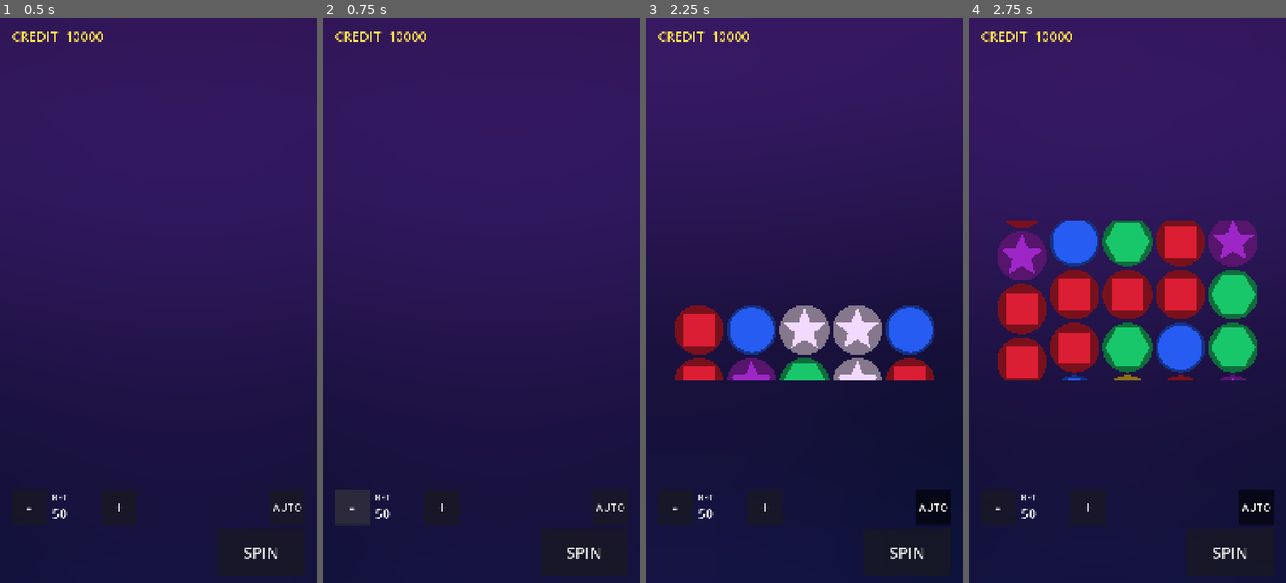
Above: before the commit, frames 1-4 (left to right).
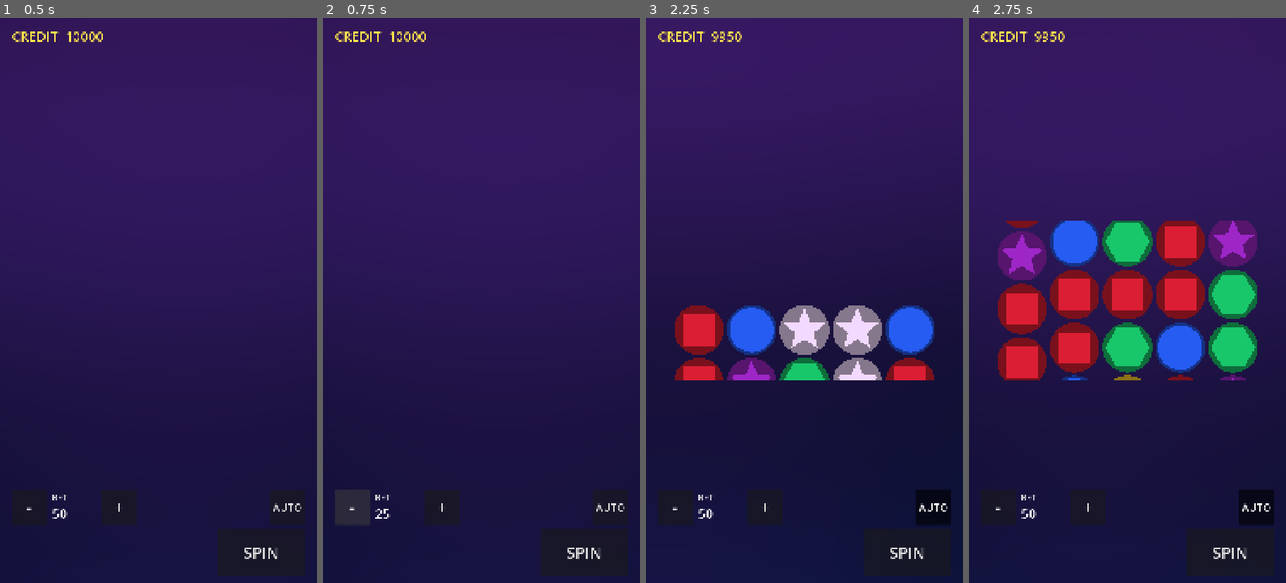
Above: after the commit, the same moments.

Repository: ralph0830/DOTS
Game: Godot game, scene res://scenes/slot/SlotMachine.tscn
Two runs of this game, one before a commit and one after it. Both use one fixed random seed, a clock stepped at 60 frames per second and the inputs below.
Inputs:
- Up to frame 1 (0.5 s): no input
- Up to frame 2 (0.75 s): click "-" at 0.5 s
- Up to frame 3 (2.25 s): click "+" at 1.25 s; click "AUTO" at 2 s
- Up to frame 4 (2.75 s): no input

Frame 1 is identical in both runs. In frame 2, less than 0.1% of the frame differs, in the area x 16-22%, y 86-89%; in frame 3, 0.1%, in the area x 20-33%, y 2-5%; in frame 4, 0.1%.

Commit message:
fix: Phase 6 버그 수정 + 사운드/EventBus 정리
- 잭팟 save 시뮬 왜곡 수정: JackpotSystem.reset_to_seeds() 추가, 시뮬에서 호출
- EventBus 시그널 정리: celebration_finished/clear_highlights 데드 시그널 삭제
- WalletManager EventBus forward 일원화: _emit_credit/_emit_bet 헬퍼
- CameraShake 제거: Control UI에서 Camera2D가 좌표계 변형, 인라인 tween으로 원복
- HUD SafeArea offset 폭주 수정: 데스크톱 offset 0, 모바일만 창 내부 비율
- 사운드 SFX 프로시저럴 합성: AudioManager에 파형 3종 + SFX 5종 + 헤드리스 가드
- AudioManager inti() 오타 수정

Diff:
--- a/autoload/AudioManager.gd
+++ b/autoload/AudioManager.gd
@@ -1,19 +1,142 @@
 extends Node
 ## AudioManager — SFX/BGM 재생 autoload.
-## Phase 1에서는 인터페이스만(no-op). Phase 3에서 실제 AudioStream 풀 연결.
+## Phase 1: 인터페이스만(no-op).
+## Phase 3: AudioStream 풀 연결 예정이었으나,
+## 2026-07-03: 프로시저럴 파형 합성(AudioStreamWAV + 16-bit PCM)으로 SFX 풀을 직접 구축.
+##            외부 에셋 0, 라이선스 부담 없음, 코드만으로 전체 SFX 생성.
 
 const SFX_BUS := "Master"
+const MIX_RATE := 44100   # CD 품질. 효과음에 충분.
 
-var _sfx_pool: Dictionary = {}   # name -> AudioStream (Phase 3 채움)
+var _sfx_pool: Dictionary = {}   # name -> AudioStream
 var _bgm_player: AudioStreamPlayer
 var _sfx_players: Array[AudioStreamPlayer] = []
 var master_muted: bool = false
 
 
 func _ready() -> void:
-	# 마스터 버스가 없으면 자동 생성되어 있음. 인덱스 캐싱.
-	AudioServer.get_bus_index(SFX_BUS)
+	AudioServer.get_bus_index(SFX_BUS)   # 마스터 버스 인덱스 캐싱(자동 생성 보장)
+	# 헤드리스(RTP 시뮬 등)에서는 오디오 초기화/EventBus 구독을 전부 생략.
+	# 이유: (1) 더미 오디오 드라이버라 재생 자체가 무의미. (2) WASAPI init 경고 방지.
+	#       (3) 시뮬 성능 보호(파형 생성 비용 회피). (4) 평가 시그널이 재생 시도하지 않도록 차단.
+	if DisplayServer.get_name() == "headless":
+		return
+	_build_procedural_sfx()
+	_connect_events()
 
+
+# --- 프로시저럴 파형 생성기 (private) ---
+
+## 16-bit PCM 사인파 톤 생성. 페이드인/아웃 엔벨로프로 클릭 잡음 제거.
+func _make_tone(freq_hz: float, duration_s: float, amplitude: float = 0.5) -> AudioStreamWAV:
+	var n := int(MIX_RATE * duration_s)
+	var data := PackedByteArray()
+	data.resize(n * 2)   # 16-bit = 2바이트/샘플
+	var phase_step := freq_hz * TAU / float(MIX_RATE)
+	var phase := 0.0
+	var fade := maxi(1, n / 20)   # 처음/끝 5% 구간 페이드
+	for i in range(n):
+		var env := 1.0
+		if i < fade:
+			env = float(i) / float(fade)
+		elif i > n - fade:
+			env = float(n - i) / float(fade)
+		var s := sin(phase) * amplitude * env
+		data.encode_s16(i * 2, clampi(int(s * 32767), -32768, 32767))
+		phase += phase_step
+	return _wav_from_data(data)
+
+
+## 주파수 스윕(상승/하강 사인). 시작→끝 주파수로 부드럽게 변화.
+func _make_sweep(freq_start: float, freq_end: float, duration_s: float, amplitude: float = 0.5) -> AudioStreamWAV:
+	var n := int(MIX_RATE * duration_s)
+	var data := PackedByteArray()
+	data.resize(n * 2)
+	var phase := 0.0
+	var fade := maxi(1, n / 20)
+	for i in range(n):
+		var t := float(i) / float(n)   # 0→1 정규화 시간
+		var env := 1.0
+		if i < fade:
+			env = float(i) / float(fade)
+		elif i > n - fade:
+			env = float(n - i) / float(fade)
+		var freq := lerpf(freq_start, freq_end, t)
+		var s := sin(phase) * amplitude * env
+		data.encode_s16(i * 2, clampi(int(s * 32767), -32768, 32767))
+		phase += freq * TAU / float(MIX_RATE)
+	return _wav_from_data(data)
+
+
+## 다중 주파수 화음(코드). 각 주파수 사인파를 합산 후 진폭 정규화.
+func _make_chord(freqs: Array, duration_s: float, amplitude: float = 0.5) -> AudioStreamWAV:
+	var n := int(MIX_RATE * duration_s)
+	var data := PackedByteArray()
+	data.resize(n * 2)
+	var phases := PackedFloat32Array()
+	phases.resize(freqs.size())
+	phases.fill(0.0)
+	var fade := maxi(1, n / 20)
+	for i in range(n):
+		var env := 1.0
+		if i < fade:
+			env = float(i) / float(fade)
+		elif i > n - fade:
+			env = float(n - i) / float(fade)
+		# 각 주파수 성분 합산(진폭은 성분 수로 나눠 클리핑 방지).
+		var sum := 0.0
+		for k in range(freqs.size()):
+			sum += sin(phases[k])
+		sum = sum / float(freqs.size()) * amplitude * env
+		data.encode_s16(i * 2, clampi(int(sum * 32767), -32768, 32767))
+		for k in range(freqs.size()):
+			phases[k] += freqs[k] * TAU / float(MIX_RATE)
+	return _wav_from_data(data)
+
+
+## PackedByteArray(16-bit PCM mono) → AudioStreamWAV 조립.
+func _wav_from_data(data: PackedByteArray) -> AudioStreamWAV:
+	var stream := AudioStreamWAV.new()
+	stream.format = AudioStreamWAV.FORMAT_16_BITS
+	stream.mix_rate = MIX_RATE
+	stream.stereo = false
+	stream.loop_mode = AudioStreamWAV.LOOP_DISABLED
+	stream.data = data
+	return stream
+
+
+# --- SFX 풀 구축 + EventBus 연결 ---
+
+## 프로시저럴 파형으로 SFX 풀을 채운다. _ready()에서 1회 호출.
+func _build_procedural_sfx() -> void:
+	# 스핀 시작: 짧은 상승 휘파람(600→1000Hz)
+	register_stream("spin_start", _make_sweep(600.0, 1000.0, 0.15, 0.3))
+	# 일반 당첨: 상승 사인 스윕(A4→A5)
+	register_stream("win", _make_sweep(440.0, 880.0, 0.25, 0.4))
+	# 빅윈: 메이저 화음(C5+E5+G5)
+	register_stream("big_win", _make_chord([523.0, 659.0, 784.0], 0.6, 0.4))
+	# 잭팟: 4음 팡파레(C5+E5+G5+C6)
+	register_stream("jackpot", _make_chord([523.0, 659.0, 784.0, 1046.0], 1.0, 0.5))
+	# 프리스핀 진입: 상승 스윕(660→990Hz)
+	register_stream("free_spins", _make_sweep(660.0, 990.0, 0.4, 0.35))
+
+
+## EventBus 시그널 → SFX 재생 브릿지 연결.
+func _connect_events() -> void:
+	EventBus.spin_started.connect(func(_bet: int) -> void: play_sfx("spin_start"))
+	EventBus.evaluation_completed.connect(_on_eval_sfx)
+	EventBus.big_win.connect(func(_amount: int) -> void: play_sfx("big_win"))
+	EventBus.jackpot_won.connect(func(_tier: int, _amount: int) -> void: play_sfx("jackpot"))
+	EventBus.free_spins_started.connect(func(_count: int, _mult: float) -> void: play_sfx("free_spins"))
+
+
+## 평가 완료 시 당첨 여부에 따라 win SFX 재생.
+func _on_eval_sfx(result: SpinResult) -> void:
+	if result != null and result.has_win():
+		play_sfx("win")
+
+
+# --- 공개 API (기존 인터페이스 유지) ---
 
 ## SFX 재생. 등록된 스트림이 없으면 안전하게 무시.
 func play_sfx(name: String, pitch: float = 1.0) -> void:
@@ -49,7 +172,7 @@
 		AudioServer.set_bus_mute(idx, master_muted)
 
 
-## 오디오 스트림 등록 (Phase 3에서 에셋 로드 시 호출).
+## 오디오 스트림 등록.
 func register_stream(name: String, stream: AudioStream) -> void:
 	if stream != null:
 		_sfx_pool[name] = stream
--- a/autoload/EventBus.gd
+++ b/autoload/EventBus.gd
@@ -2,15 +2,16 @@
 ## EventBus — 전역 시그널 허브.
 ## 코어(SlotMachine/Wallet/Jackpot)는 여기 시그널을 emit 하고,
 ## 뷰/이펙트/오디오는 connect 하여 수신. 직접 참조 대신 느슨한 결합.
+## 2026-07-03: 사용처 없는 데드 시그널 정리(celebration_finished, clear_highlights).
 
 # --- 스핀 라이프사이클 ---
 signal spin_requested()
 signal spin_started(bet: int)
 signal spin_complete(grid: Array)              # 5x3 결과 그리드(SymbolData)
 signal evaluation_completed(result: SpinResult)
-signal celebration_finished()
 
 # --- 크레딧 / 베팅 ---
+# WalletManager 자체 시그널과 동일 이름 — WalletManager 가 매 emit 시 EventBus 로 forward 한다.
 signal credit_changed(credit: int)
 signal bet_changed(bet: int)
 
@@ -19,7 +20,7 @@
 
 # --- 당첨 시각화 ---
 signal highlight_wins(result: SpinResult)      # 당첨 라인/셀 하이라이트 요청
-signal clear_highlights()
+# (clear_highlights 제거 — PaylineOverlay 는 spin_started 구독으로 이미 clear 처리 중.)
 
 # --- 이펙트 트리거 ---
 signal big_win(amount: int)
--- a/autoload/JackpotSystem.gd
+++ b/autoload/JackpotSystem.gd
@@ -1,6 +1,8 @@
 extends Node
 ## JackpotSystem — Mini/Minor/Major/Grand 4티어 누적 잭팟 풀 autoload. 영속(user://jackpot.save).
 ## Phase 1: 풀 누적/영속/지급 구조만 구현. 트리거 평가는 Phase 4에서 연결.
+## 2026-07-03: reset_to_seeds() 추가 — 시뮬레이션/밸런싱 검증 시 영속 풀을 무시하고
+##             매 측정 동일 초기상태를 보장하기 위함(게임 플레이 동작은 변경 없음).
 
 enum Tier { MINI, MINOR, MAJOR, GRAND }
 
@@ -22,6 +24,7 @@
 
 
 ## SlotConfig 시드로 풀 초기화. 이미 저장된(누적 중인) 풀은 유지.
+## 일반 게임 플레이에서는 영속 풀(누적 잭팟)이 유지되어야 하므로 이 동작이 정상.
 func initialize(config: SlotConfig) -> void:
 	_seeds = PackedInt64Array([
 		config.jackpot_seed_mini,
@@ -34,6 +37,19 @@
 			pools[i] = _seeds[i]
 			pool_changed.emit(i, pools[i])
 	_initialized = true
+	_save()
+
+
+## 4티어 풀을 모두 시드값으로 강제 리셋. 영속 save는 무시.
+## 시뮬레이션/밸런싱 검증에서 매 측정을 동일 초기상태로 만들어 재현성을 보장할 때 사용.
+## 게임 플레이에서는 호출 금지(누적 잭팟이 사라짐). initialize() 이후에만 유효.
+func reset_to_seeds() -> void:
+	if not _initialized:
+		push_warning("JackpotSystem.reset_to_seeds() — initialize() 전 호출. 무시.")
+		return
+	for i in range(4):
+		pools[i] = _seeds[i]
+		pool_changed.emit(i, pools[i])
 	_save()
 
 
--- a/autoload/WalletManager.gd
+++ b/autoload/WalletManager.gd
@@ -30,8 +30,8 @@
 	if credit <= 0:
 		credit = config.starting_credit
 	_initialized = true
-	bet_changed.emit(current_bet)
-	credit_changed.emit(credit)
+	_emit_bet(current_bet)
+	_emit_credit(credit)
 
 
 ## 현재 크레딧으로 베팅 가능한지.
@@ -44,7 +44,7 @@
 	if not can_bet():
 		return false
 	credit -= current_bet
-	credit_changed.emit(credit)
+	_emit_credit(credit)
 	_save()
 	return true
 
@@ -55,7 +55,7 @@
 		return
 	credit += amount
 	total_won += amount
-	credit_changed.emit(credit)
+	_emit_credit(credit)
 	_save()
 
 
@@ -64,7 +64,7 @@
 	if amount == 0:
 		return
 	credit += amount
-	credit_changed.emit(credit)
+	_emit_credit(credit)
 	_save()
 
 
@@ -72,7 +72,7 @@
 func reset_credit(amount: int) -> void:
 	credit = amount
 	total_won = 0
-	credit_changed.emit(credit)
+	_emit_credit(credit)
 	_save()
 
 
@@ -85,7 +85,20 @@
 		return
 	bet_index = new_index
 	current_bet = bet_steps[bet_index]
-	bet_changed.emit(current_bet)
+	_emit_bet(current_bet)
+
+
+# --- 시그널 발행 헬퍼 ---
+# 자체 시그널 + EventBus forward 를 한 곳에서 처리(2026-07-03 결합도 일원화).
+# BonusManager 의 이중 emit 패턴과 동일 — HUD 가 autoload 직접 접근 없이 EventBus 만 구독 가능.
+func _emit_credit(value: int) -> void:
+	credit_changed.emit(value)
+	EventBus.credit_changed.emit(value)
+
+
+func _emit_bet(value: int) -> void:
+	bet_changed.emit(value)
+	EventBus.bet_changed.emit(value)
 
 
 func _save() -> void:
--- a/scripts/effects/CameraShake.gd
+++ /dev/null
@@ -1,116 +0,0 @@
-class_name CameraShake
-extends Camera2D
-## CameraShake — 당첨 규모에 비례해 카메라를 흔드는 이펙트 카메라.
-## EventBus 시그널을 구독하여 코어와 느슨하게 결합. 씬 트리의 Camera2D 노드에 직접 부착한다.
-## 모바일 멀미 방지: 진폭 상한(20px)과 짧은 지속(0.2~0.4초) 캡 적용.
-
-# --- 튜닝 상수 ---
-## 당첨액 → 진폭 변환 계수 (베팅 50 기준으로 50당 1px)
-const WIN_TO_AMPLITUDE: float = 1.0 / 50.0
-## 진폭 상한(px) — 모바일 멀미/어색함 방지
-const MAX_AMPLITUDE: float = 20.0
-## 빅윈일 때 진폭 배수
-const BIG_WIN_AMPLITUDE_MULTIPLIER: float = 1.5
-## 흔들릴 때마다 더하는 랜덤 오프셋의 간격(초)
-const SHAKE_STEP: float = 0.03
-## 기본 흔들림 총 지속 시간(초)
-const SHAKE_DURATION: float = 0.3
-## 흔들림 복귀 Tween 시간(초)
-const RETURN_DURATION: float = 0.1
-
-# --- 내부 상태 ---
-## 현재 실행 중인 흔들림 Tween (중복 실행 방지/재설정용)
-var _shake_tween: Tween = null
-
-
-func _ready() -> void:
-	# 코어 직접 참조 없이 EventBus 시그널만 구독
-	EventBus.evaluation_completed.connect(_on_evaluation_completed)
-	EventBus.big_win.connect(_on_big_win)
-
-
-func _exit_tree() -> void:
-	# 시그널 누수 방지 — 노드 제거 시 구독 해제
-	if EventBus:
-		EventBus.evaluation_completed.disconnect(_on_evaluation_completed)
-		EventBus.big_win.disconnect(_on_big_win)
-	_stop_shake()
-
-
-# --- EventBus 수신 핸들러 ---
-
-## 일반 평가 완료 — 당첨액에 비례해 진동.
-func _on_evaluation_completed(result: SpinResult) -> void:
-	if result == null:
-		return
-	# 당첨이 없으면 흔들지 않음
-	if result.total_win <= 0:
-		return
-	var amplitude: float = _compute_amplitude(result.total_win)
-	_shake(amplitude, SHAKE_DURATION)
-
-
-## 빅윈 — 진폭을 더 강하게(×1.5) 적용.
-func _on_big_win(amount: int) -> void:
-	if amount <= 0:
-		return
-	var amplitude: float = _compute_amplitude(amount) * BIG_WIN_AMPLITUDE_MULTIPLIER
-	_shake(amplitude, SHAKE_DURATION)
-
-
-# --- 진동 구현 ---
-
-## 당첨액을 진폭으로 변환(클램프 포함).
-func _compute_amplitude(total_win: int) -> float:
-	return clampf(float(total_win) * WIN_TO_AMPLITUDE, 0.0, MAX_AMPLITUDE)
-
-
-## 지정 진폭으로 offset을 무작위 흔들고 원점으로 감쇠 복귀.
-func _shake(amplitude: float, duration: float) -> void:
-	if not is_inside_tree():
-		return
-	# 진폭이 0이면 흔들지 않고 종료
-	if amplitude <= 0.0:
-		return
-	# 진행 중인 흔들림이 있으면 정리 후 재시작
-	_stop_shake()
-
-	_shake_tween = create_tween()
-	# 헤드리스/물리 일관성 — Tween을 물리 프레임 기반으로 처리
-	_shake_tween.set_process_mode(Tween.TWEEN_PROCESS_PHYSICS)
-
-	var step_count: int = max(1, int(round(duration / SHAKE_STEP)))
-	# 각 스텝마다 offset을 랜덤하게 배치하되, 마지막엔 (0,0)으로 ease-out 감쇠
-	for i in range(step_count):
-		# 진행도에 따라 진폭 선형 감소(감쇠)
-		var progress: float = float(i) / float(step_count)
-		var decay: float = 1.0 - progress
-		var cur_amp: float = amplitude * decay
-		var target_offset: Vector2 = _random_offset(cur_amp)
-		_shake_tween.tween_property(self, "offset", target_offset, SHAKE_STEP)
-
-	# 마지막: 원점으로 부드럽게 복귀(ease-out)
-	_shake_tween.tween_property(self, "offset", Vector2.ZERO, RETURN_DURATION).set_trans(Tween.TRANS_SINE).set_ease(Tween.EASE_OUT)
-	_shake_tween.tween_callback(_on_shake_finished)
-
-
-## 진폭 범위 내에서 무작위 오프셋 반환.
-func _random_offset(amplitude: float) -> Vector2:
-	if amplitude <= 0.0:
-		return Vector2.ZERO
-	var x: float = randf_range(-amplitude, amplitude)
-	var y: float = randf_range(-amplitude, amplitude)
-	return Vector2(x, y)
-
-
-## 진행 중인 흔들림 정지 + offset 원점 복원.
-func _stop_shake() -> void:
-	if _shake_tween and _shake_tween.is_valid():
-		_shake_tween.kill()
-	_shake_tween = null
-	offset = Vector2.ZERO
-
-
-## 흔들림 Tween 완료 콜백 — 참조 정리.
-func _on_shake_finished() -> void:
-	_shake_tween = null
--- a/scripts/setup/run_rtp_sim.gd
+++ b/scripts/setup/run_rtp_sim.gd
@@ -14,6 +14,9 @@
 	assert(config != null, "[sim] SlotConfig 로드 실패 — 데이터 생성 스크립트를 먼저 실행하세요.")
 	WalletManager.initialize(config)
 	JackpotSystem.initialize(config)
+	# 영속 잭팟 풀(이전 실행 누적분)을 시드로 강제 리셋 → 매 측정 동일 초기상태 보장.
+	# 게임 플레이용 영속 동작은 그대로 두고, 시뮬레이션만 결정론적으로 만듦(2026-07-03 RTP 왜곡 버그 수정).
+	JackpotSystem.reset_to_seeds()
 
 	var sm := SlotMachine.new()
 	add_child(sm)
--- a/scripts/view/HUD.gd
+++ b/scripts/view/HUD.gd
@@ -145,10 +145,26 @@
 
 
 ## 디스플레이 안전 영역(노치/홈 인디케이터 제외)을 design 해상도 좌표로 변환해 루트 offset 적용.
+## 데스크톱(노치 없음)에서는 offset 0 — 모바일에서만 창 내부 기준으로 안전하게 계산.
+## (이전 구현이 모니터 전체 safe area 를 창 크기로 환산해 작은 창에서 offset 이 폭주하여
+##  HUD 전체가 화면 밖으로 밀려 보이지 않던 버그 수정 — 2026-07-03.)
 func _apply_safe_area() -> void:
+	_safe_root.offset_left = 0.0
+	_safe_root.offset_top = 0.0
+	_safe_root.offset_right = 0.0
+	_safe_root.offset_bottom = 0.0
+	# 데스크톱 플랫폼은 노치/홈 인디케이터가 없으므로 SafeArea 무시.
+	var platform := OS.get_name()
+	if platform != "Android" and platform != "iOS":
+		return
 	var safe := DisplayServer.get_display_safe_area()   # 윈도우 픽셀 좌표
 	var win := get_window().get_size()
 	if win.x <= 0 or win.y <= 0:
+		return
+	# safe area 가 창 영역 밖이면(의미 없는 값) 무시.
+	if safe.end.x <= safe.position.x or safe.end.y <= safe.position.y:
+		return
+	if safe.end.x > win.x or safe.end.y > win.y:
 		return
 	# design 해상도(1080×1920) 기준 비율로 환산. stretch 모드에서도 일관 동작.
 	var design := get_window().content_scale_size
--- a/scripts/view/PaylineOverlay.gd
+++ b/scripts/view/PaylineOverlay.gd
@@ -11,7 +11,6 @@
 
 func _ready() -> void:
 	EventBus.highlight_wins.connect(_on_highlight)
-	EventBus.clear_highlights.connect(clear)
 	# 스핀이 시작되면 이전 당첨 라인을 즉시 지운다.
 	EventBus.spin_started.connect(_on_spin_started)
 
--- a/scripts/view/SlotMachineView.gd
+++ b/scripts/view/SlotMachineView.gd
@@ -141,6 +141,8 @@
 
 
 ## 빅윈 시 릴 영역 진동(EventBus.big_win).
+## Control 기반 UI 씬에서는 Camera2D 활성화가 좌표계를 흐트러뜨리므로
+## 릴 영역 position 만 tween 으로 흔드는 인라인 방식을 사용한다.
 func _on_big_win(amount: int) -> void:
 	var amplitude := clampf(float(amount) / 50.0, 4.0, 18.0)
 	var tween := create_tween()
Not shown, removed: scripts/effects/CameraShake.gd.uid
